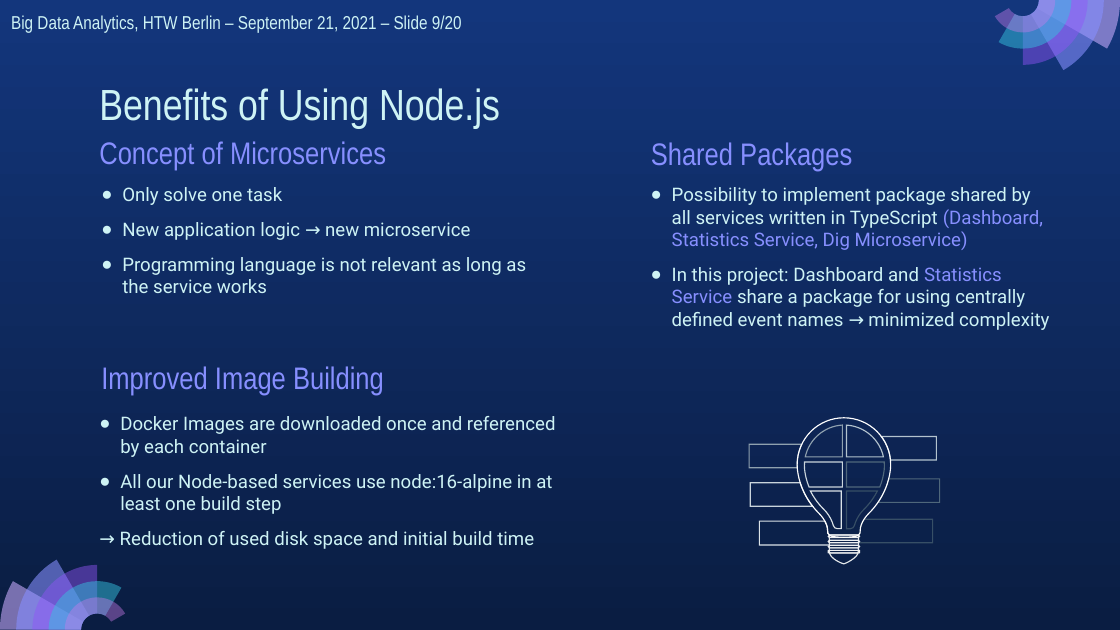
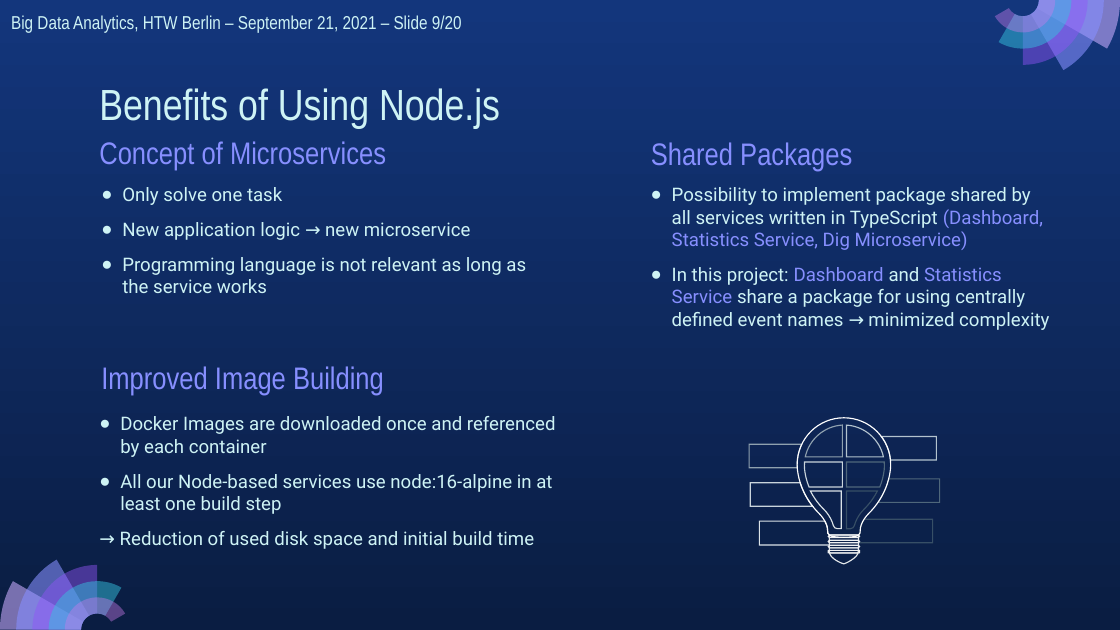
Before and after one commit to FFCA/bda-gr4-domains-analysis, a slide deck: slide 9 of presentation.pptx. Drawn at 1120x630 pixels with LibreOffice and Linux fonts; fonts in the diff are those of the drawing. Boxes give left, top, right and bottom in pixels: in the first picture for what was removed or moved away, otherwise in the second. Text is boxed around its words. In the diff, an @@ line names an element or a change of style, - is before the commit and + after.

Commit message:
Coloured keyword in slide.

```diff
--- a/presentation.pptx
+++ b/presentation.pptx
@@ text at (672, 267, 1049, 330): text colour #CEF3F5 to #878FFF in "Dashboard" @@
```
